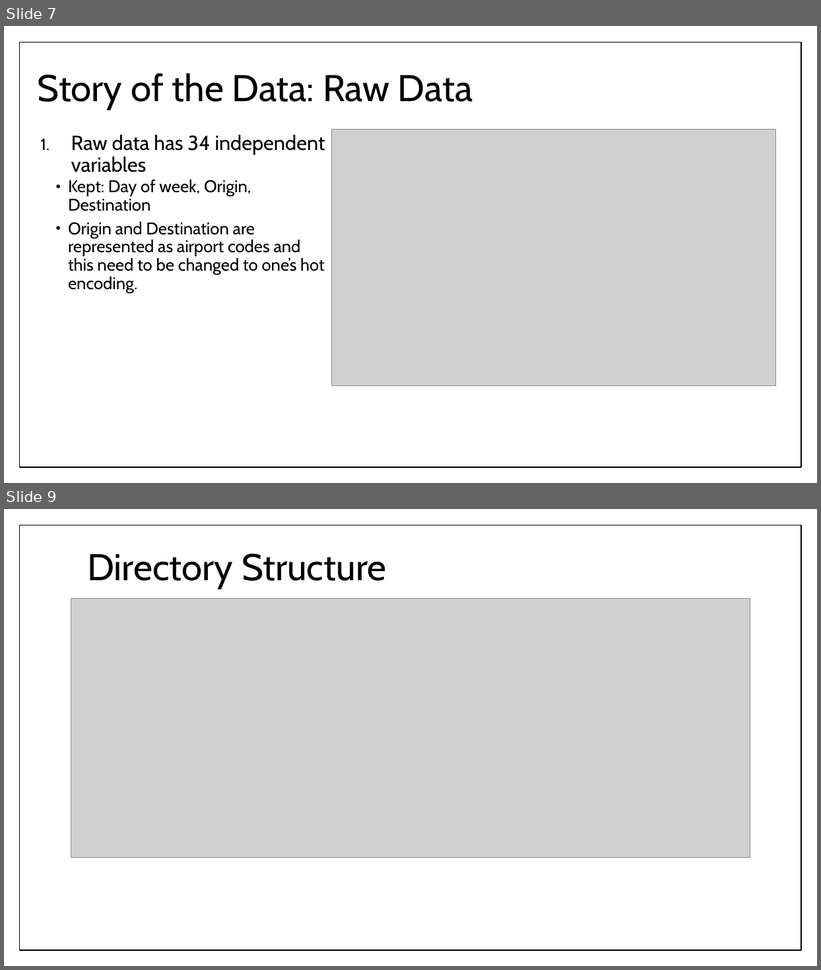
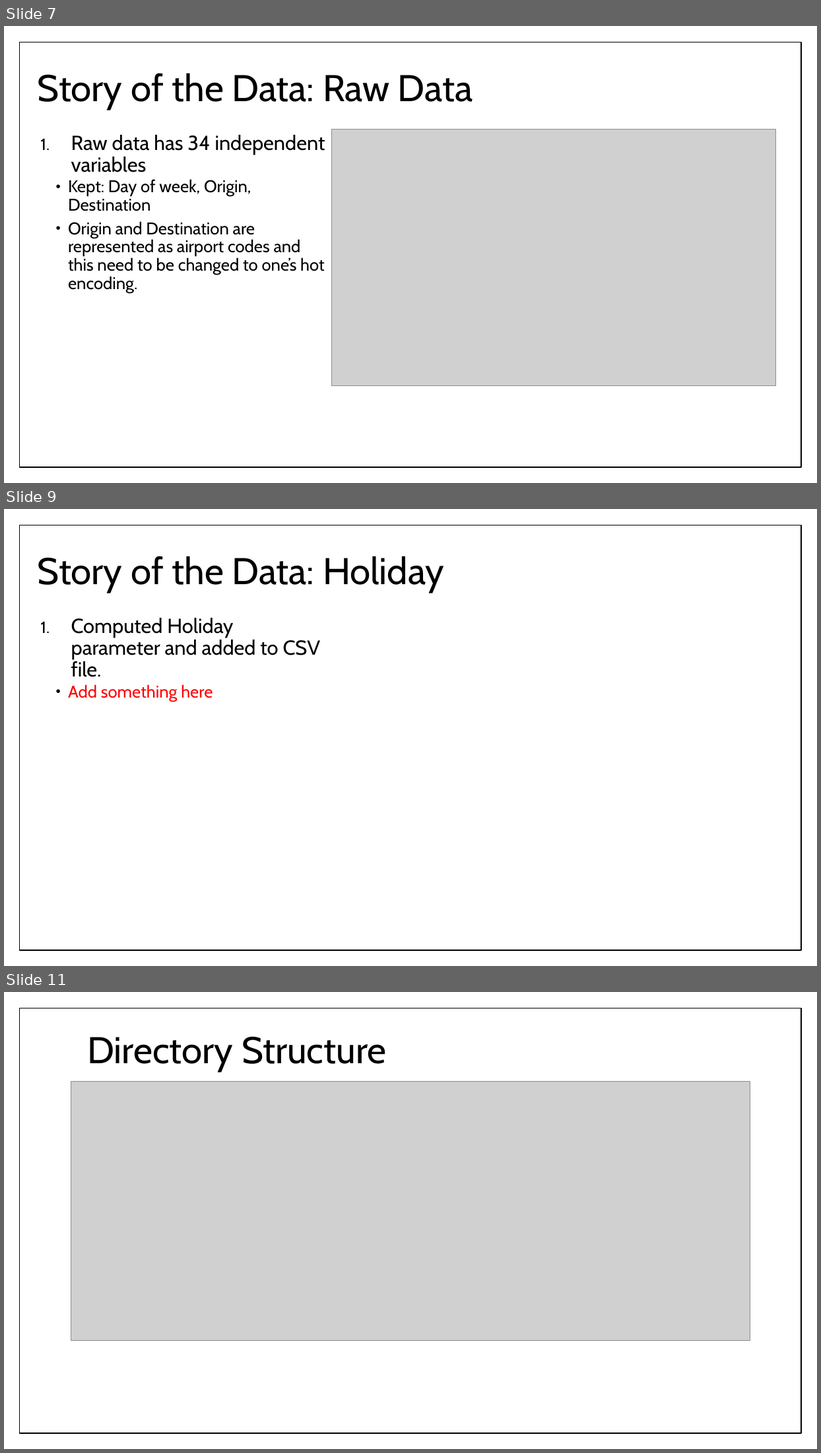
Before and after one commit to RoAjinkya/FlightDelay, a slide deck: docs/Final Presentation_FlightDelay.pptx. Shown one above the other, each under a label of ours: slides 7 and 9 before the commit, slides 7, 9 and 11 after it; the slides between them are not shown. The pictures are 821x970 and 821x1453 pixels, drawn with LibreOffice and Linux fonts; fonts in the diff are those of the drawing; grey boxes stand for pictures. Boxes give left, top, right and bottom in pixels: in the first picture for what was removed or moved away, otherwise in the second. Text is boxed around its words. In the diff, an @@ line names an element or a change of style, - is before the commit and + after.

```diff
--- a/docs/Final Presentation_FlightDelay.pptx
+++ b/docs/Final Presentation_FlightDelay.pptx
@@ slide 9 added at [4, 509, 817, 966], background #FFFFFF; not listed: 1 template element that a slide beside it also shows @@
@@ title added at [38, 556, 444, 593], 44 pt, text #000000 @@
+Story of the Data: Holiday
@@ text added at [68, 618, 321, 701], 24 pt, text #000000 @@
+1. Computed Holiday parameter and added to CSV file.
+  • Add something here
@@ what was slide 9 is now slide 11 @@
```
Also in this commit, not shown: 1 slide changed, 1 other slide added, 1 slide removed, 14 other files.
